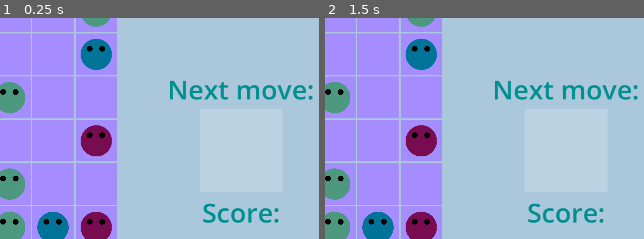
Above: before the commit, frames 1-2 (left to right).
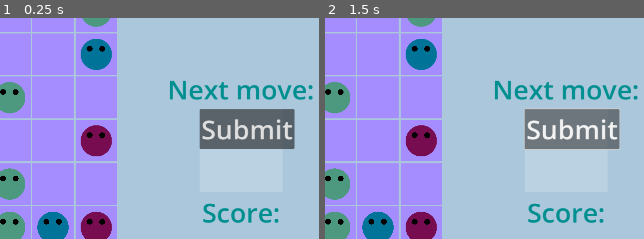
Above: after the commit, the same moments.

Repository: KaterynaKateryna/LudumDare56
Game: Godot game, scene res://scenes/game_screen.tscn
Same seed, same stepped clock (60 frames per second), same inputs: the game is played once before the commit and once after it.
Inputs (mouse positions are % of the whole screen's width and height, from its top left):
- Up to frame 1 (0.25 s): no input
- Up to frame 2 (1.5 s): click (89, 33) at 0.5 s, where only the run after the commit has a clickable "Submit"; click (89, 33) at 1.25 s, where only the run after the commit has a clickable "Submit"
The pictures show only the part of the screen within x 50-100%, y 8-58%; the shares and areas given below are measured in that part.

The runs differ from the first frame. In frame 1, 5.3% of the frame differs, in the area x 62-93%, y 41-60%; in frame 2, 5.5%, in the area x 62-93%, y 40-60%.

Commit message:
generate next random move

Diff:
--- /dev/null
+++ b/src/autoloads/enums.gd
@@ -0,0 +1,6 @@
+extends Node
+
+enum MOVE_TYPE {
+	CREATURE,
+	SUBMIT
+}
--- a/src/project.godot
+++ b/src/project.godot
@@ -15,6 +15,10 @@
 config/features=PackedStringArray("4.3", "Mobile")
 config/icon="res://icon.svg"
 
+[autoload]
+
+Enums="*res://autoloads/enums.gd"
+
 [display]
 
 window/size/viewport_width=1920
--- a/src/scenes/game_screen.gd
+++ b/src/scenes/game_screen.gd
@@ -1,12 +1,15 @@
 extends Control
 
 @onready var grid = get_node("CanvasLayer/GridContainer")
+@onready var next_move_placeholder = get_node("CanvasLayer/VBoxContainer/NextMovePlaceholder")
 
 @onready var tiny_creature_scene = load("res://scenes/tiny_creature.tscn")
+@onready var move = load("res://scripts/move.gd")
 
 var rng = RandomNumberGenerator.new()
 var cell_edge_size = 100
 var cell_edge_center = cell_edge_size / 2
+var next_move
 
 # Called when the node enters the scene tree for the first time.
 func _ready() -> void:
@@ -15,23 +18,28 @@
 		cell.color = Color("a58dff")
 		cell.custom_minimum_size = Vector2(cell_edge_size, cell_edge_size)
 		grid.add_child(cell)
-		var creature = _get_random_creature()
+		var creature = _get_random_creature_maybe()
 		if creature != null:
 			creature.size = cell.custom_minimum_size * 0.8
 			creature.position = Vector2(cell_edge_center, cell_edge_center)
 			cell.add_child(creature)
 
+	next_move = _get_random_next_move()
+	_display_next_move()
 
 
 # Called every frame. 'delta' is the elapsed time since the previous frame.
 func _process(delta: float) -> void:
 	pass
 
-func _get_random_creature():
+func _get_random_creature_maybe():
 	var rand = rng.randi_range(0, 2)
 	if rand < 2:
 		return null #no creature
 
+	return _get_random_creature()
+
+func _get_random_creature():
 	var colour
 	var rand_colour = rng.randi_range(0, 2)
 	if rand_colour == 0:
@@ -44,3 +52,32 @@
 	var tiny_creature = tiny_creature_scene.instantiate()
 	tiny_creature.colour = colour
 	return tiny_creature
+
+func _get_random_next_move():
+	var rand = rng.randi_range(0, 1)
+
+	if rand == 0:
+		print("creature")
+		var result = move.new(Enums.MOVE_TYPE.CREATURE)
+		result.creature = _get_random_creature()
+		return result
+	if rand == 1:
+		print("submit")
+		return move.new(Enums.MOVE_TYPE.SUBMIT)
+
+func _display_next_move():
+	var children_count = next_move_placeholder.get_child_count()
+	if children_count != 0:
+		next_move_placeholder.get_children().clear()
+
+	var placeholder_center = Vector2(next_move_placeholder.size.x / 2, next_move_placeholder.size.y / 2)
+	if next_move.move_type == Enums.MOVE_TYPE.CREATURE:
+		next_move.creature.size = next_move_placeholder.size * 0.8
+		next_move.creature.position = placeholder_center
+		next_move_placeholder.add_child(next_move.creature)
+
+	elif next_move.move_type == Enums.MOVE_TYPE.SUBMIT:
+		var submit_button = Button.new()
+		#submit_button.position = placeholder_center
+		submit_button.text = "Submit"
+		next_move_placeholder.add_child(submit_button)
--- /dev/null
+++ b/src/scripts/move.gd
@@ -0,0 +1,15 @@
+extends Node
+
+var move_type: Enums.MOVE_TYPE
+
+var creature:
+	set(value):
+		if move_type == Enums.MOVE_TYPE.CREATURE:
+			creature = value
+
+# Called when the node enters the scene tree for the first time.
+func _ready() -> void:
+	pass # Replace with function body.
+
+func _init(type: Enums.MOVE_TYPE):
+	self.move_type = type
